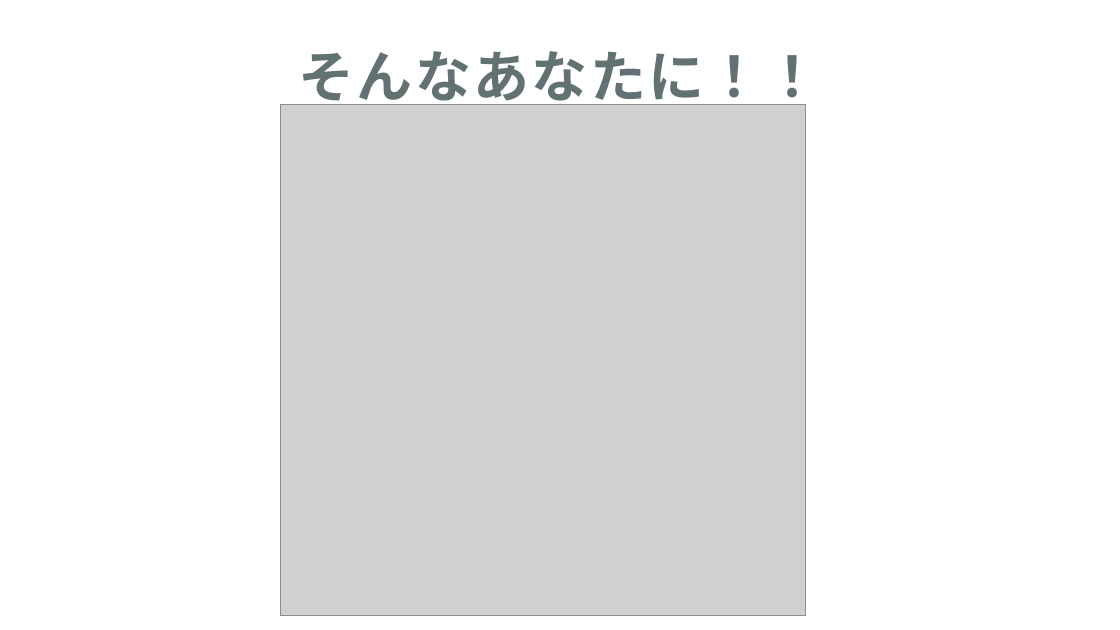
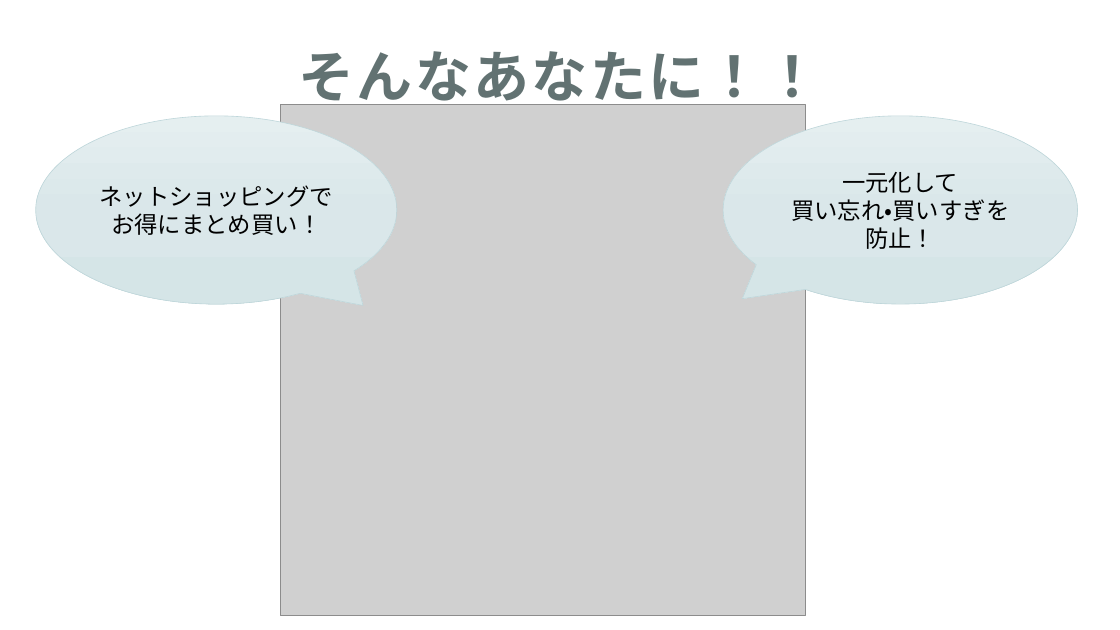
Before and after one commit to dojo2023/C-5, a slide deck: slide 6 of doc/SubsKeeper_CM.pptx. Drawn at 1120x630 pixels with LibreOffice and Linux fonts; fonts in the diff are those of the drawing; grey boxes stand for pictures. Boxes give left, top, right and bottom in pixels: in the first picture for what was removed or moved away, otherwise in the second. Text is boxed around its words. In the diff, an @@ line names an element or a change of style, - is before the commit and + after.

```diff
--- a/doc/SubsKeeper_CM.pptx
+++ b/doc/SubsKeeper_CM.pptx
@@ speech bubble added at bbox=[36, 116, 397, 304], fill gradient #E6EFF1 to #DAE8EA to #D5E5E8, outline #BED6DA 0.5 pt, 20 pt, text #000000 @@
+ネットショッピングで
+お得にまとめ買い！
@@ speech bubble added at bbox=[723, 116, 1078, 304], fill gradient #E6EFF1 to #DAE8EA to #D5E5E8, outline #BED6DA 0.5 pt, 20 pt, text #000000 @@
+一元化して
+買い忘れ・買いすぎを防止！
```
Also in this commit, not shown: 3 other slides changed, 1 slide added.
